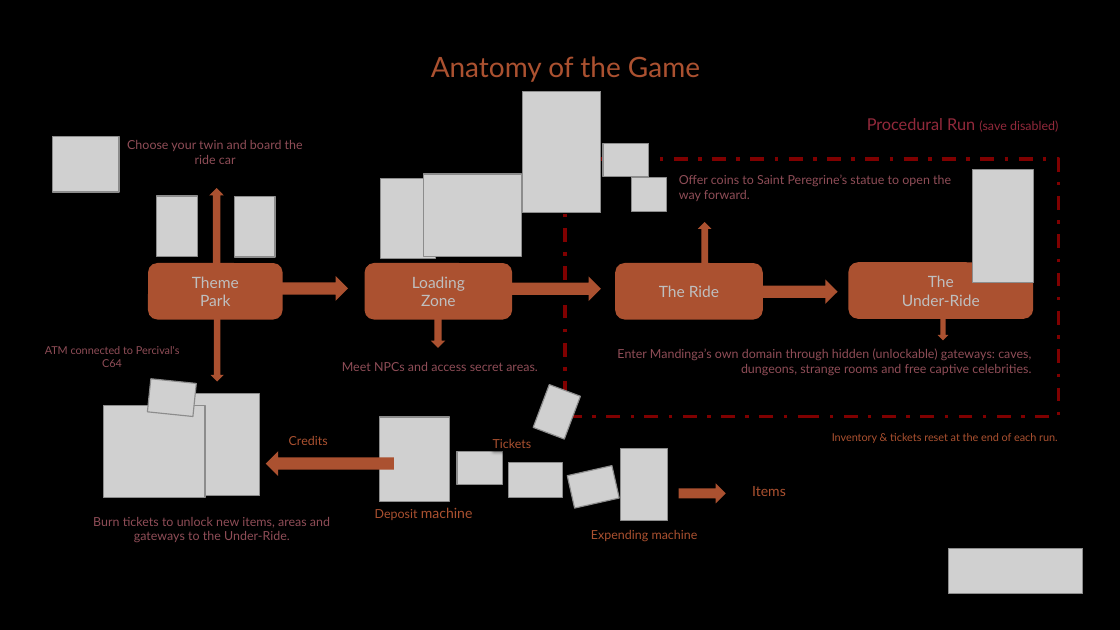
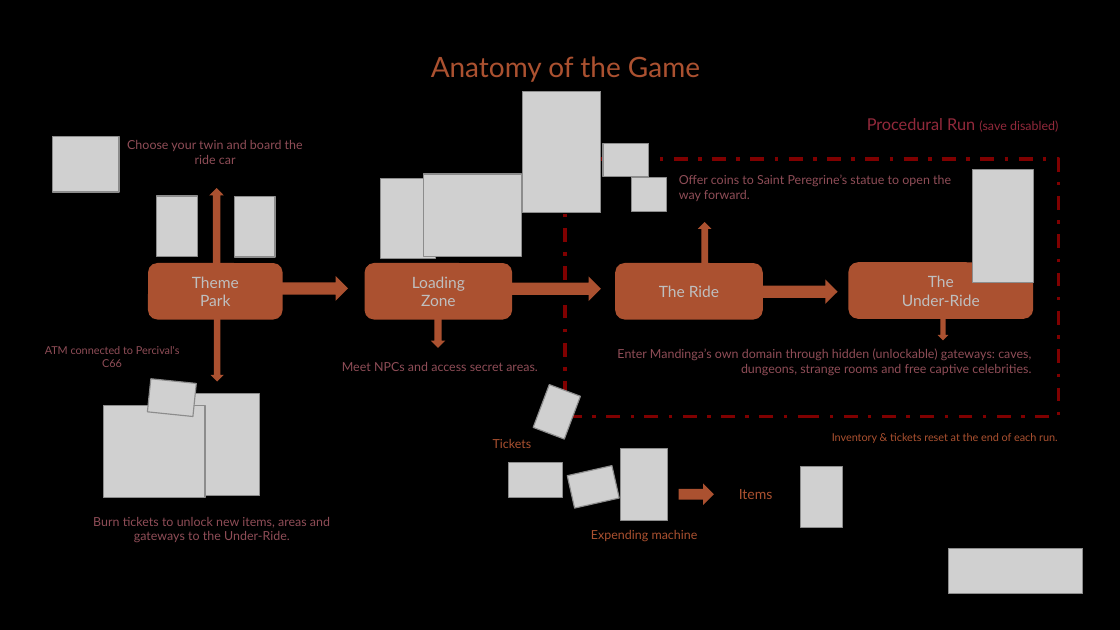
Before and after one commit to diegohcanepa/Remizione, a slide deck: slide 7 of Pitch Deck.pptx. Drawn at 1120x630 pixels with LibreOffice and Linux fonts; fonts in the diff are those of the drawing; grey boxes stand for pictures; background and template pictures are left out. Boxes give left, top, right and bottom in pixels: in the first picture for what was removed or moved away, otherwise in the second. Text is boxed around its words. In the diff, an @@ line names an element or a change of style, - is before the commit and + after.

```diff
--- a/Pitch Deck.pptx
+++ b/Pitch Deck.pptx
@@ text at (45,346,180,367): text changed @@
-ATM connected to Percival's C64
+ATM connected to Percival's C66
@@ picture removed at (380,417,449,502) @@
@@ text removed at (289,436,328,445) @@
-Credits
@@ right arrow removed at (265,451,394,476) @@
@@ picture removed at (457,451,503,485) @@
@@ text "Items": place and size @@
-text "Items" at (752,486,786,496)
+text "Items" at (739,489,773,499)
@@ picture added at (801,466,843,526) @@
@@ text removed at (375,507,473,520) @@
-Deposit machine
@@ right arrow: place and size @@
-right arrow at (679,484,726,504)
+right arrow at (679,484,713,505)
```
Also in this commit, not shown: 1 slide added, 38 other files.
